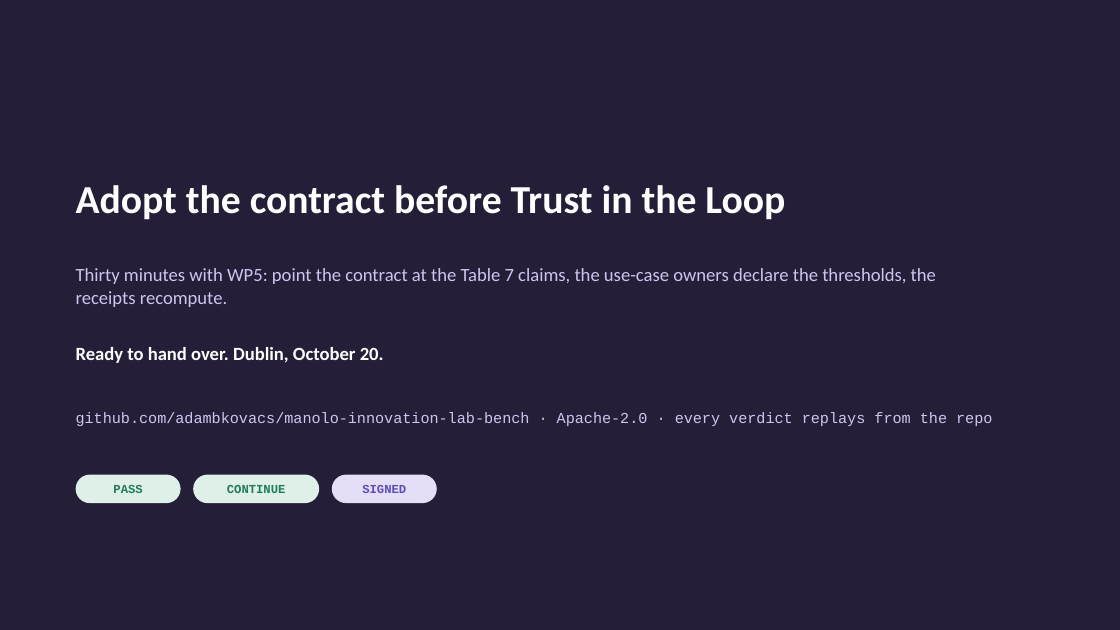
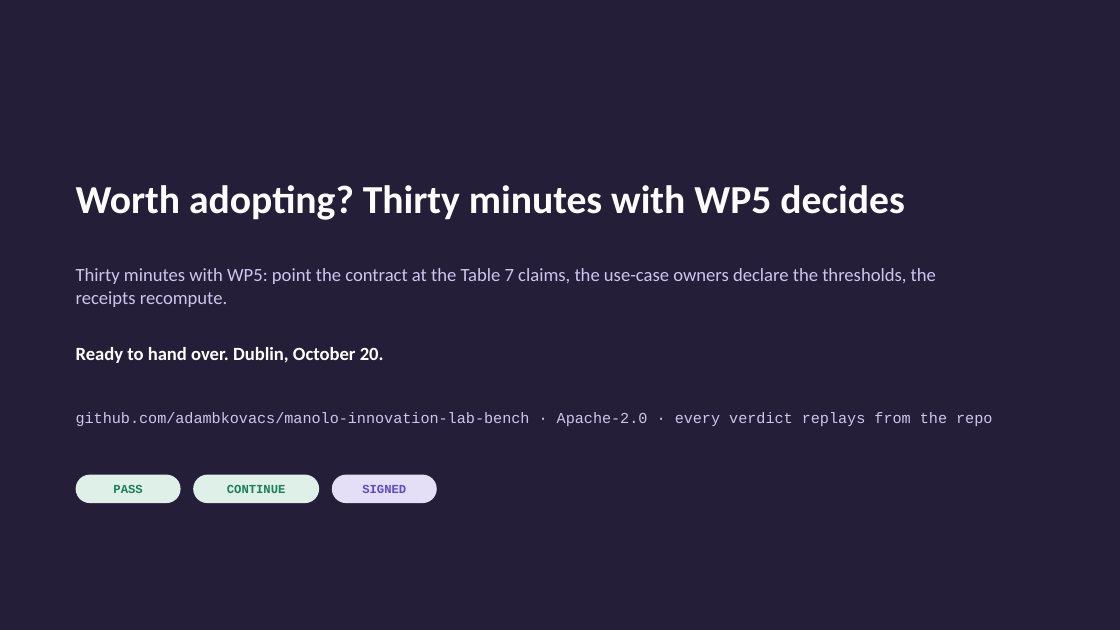
Before and after one commit to adambkovacs/manolo-innovation-lab-bench, a slide deck: slide 8 of presentation.pptx. Drawn at 1120x630 pixels with LibreOffice and Linux fonts; fonts in the diff are those of the drawing. Boxes give left, top, right and bottom in pixels: in the first picture for what was removed or moved away, otherwise in the second. Text is boxed around its words. In the diff, an @@ line names an element or a change of style, - is before the commit and + after.

```diff
--- a/presentation.pptx
+++ b/presentation.pptx
@@ text at bbox=[76, 185, 904, 220]: text changed @@
-Adopt the contract before Trust in the Loop
+Worth adopting? Thirty minutes with WP5 decides
```
Also in this commit, not shown: 15 other files.
